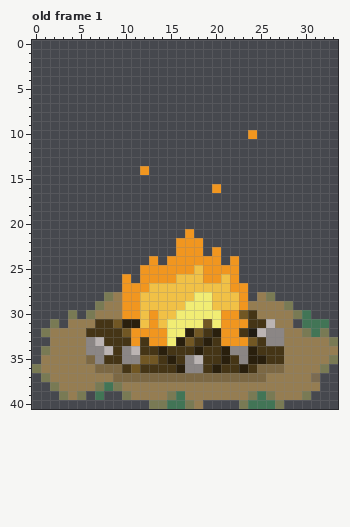
Edited in one commit: pixel-art file (Assets/Textures/StaticObjects/SashaCampfire/firepit.aseprite). Above, as it was before the edit.
34x41 pixels, 1 frame. Shown: old frame 1. The commit also changed other frames, which this record leaves out.
The same view after the edit:
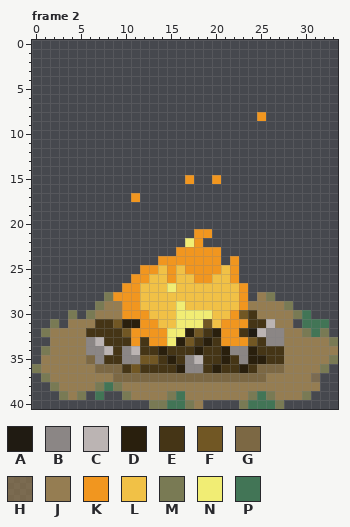
Palette (. is transparent): A #201b12  B #8b8685  C #bbb4b3  D #291f0d  E #453516  F #715724  G #7c6844  H #957d52aa  J #957d52  K #f1961f  L #f1c146  M #797a54  N #f1ed74  P #427556
A new or re-ordered frame is compared with the old frame closest to it.
What changed:
frames 1 -> 4
Frame 2 is new; against old frame 1:
y 8: x 25 . -> K
y 10: x 24 K -> .
y 14: x 12 K -> .
y 15: x 17 . -> K; x 20 . -> K
y 16: x 20 K -> .
y 17: x 11 . -> K
y 21: x 17..19 K.. -> .KK
y 22: x 16..17 KK -> .N
y 23: x 19 . -> K
y 24: x 13..14 K. -> .K
y 25: x 14 K -> L; x 16 K -> L; x 18 L -> K; x 21 K -> L
y 26: x 10..11 K. -> .K; x 13..14 KK -> LL; x 18 L -> K; x 20 K -> L
y 27: x 12 K -> L; x 15 L -> N; x 22 K -> L
y 28: x 9 J -> K; x 18..19 NN -> LL
y 29: x 16..19 LNNN -> NLLL
y 30: x 12..13 LK -> KL; x 20..21 NK -> LL
y 31: x 12 L -> K; x 15 N -> L; x 20 N -> L
Changed places in both pictures, as pixel boxes (x1, y1, x2, y2):
changed: (248, 112, 266, 139)
changed: (131, 166, 221, 202)
changed: (113, 229, 239, 328)
